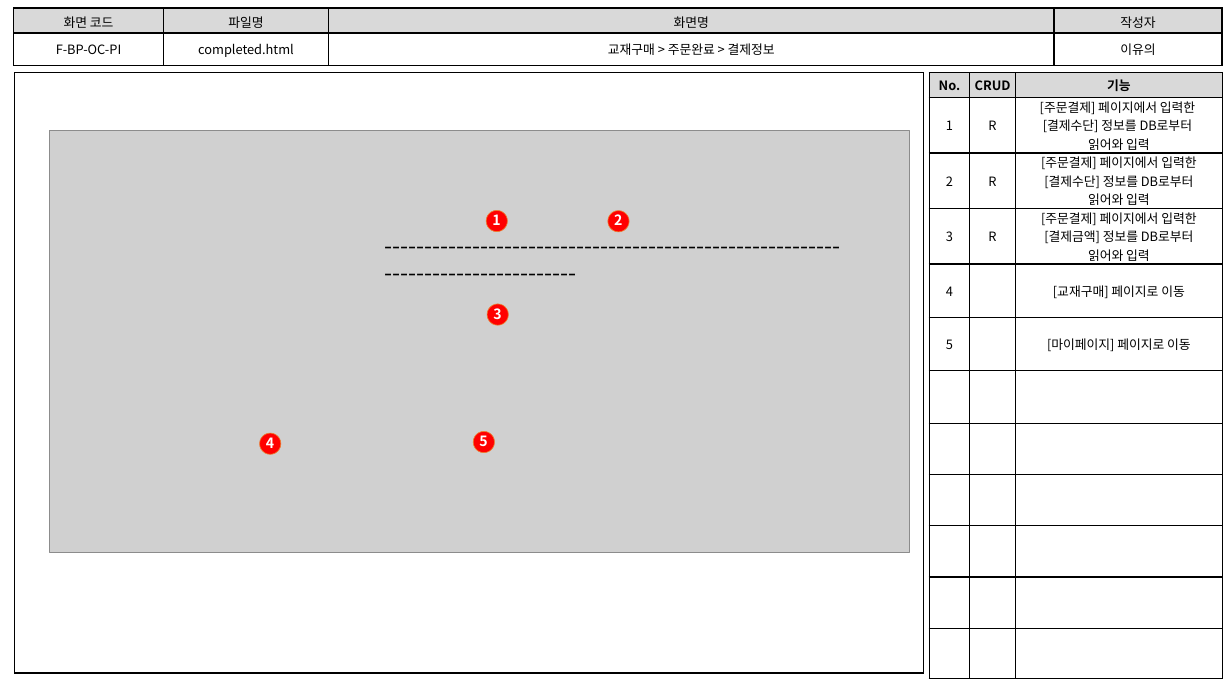
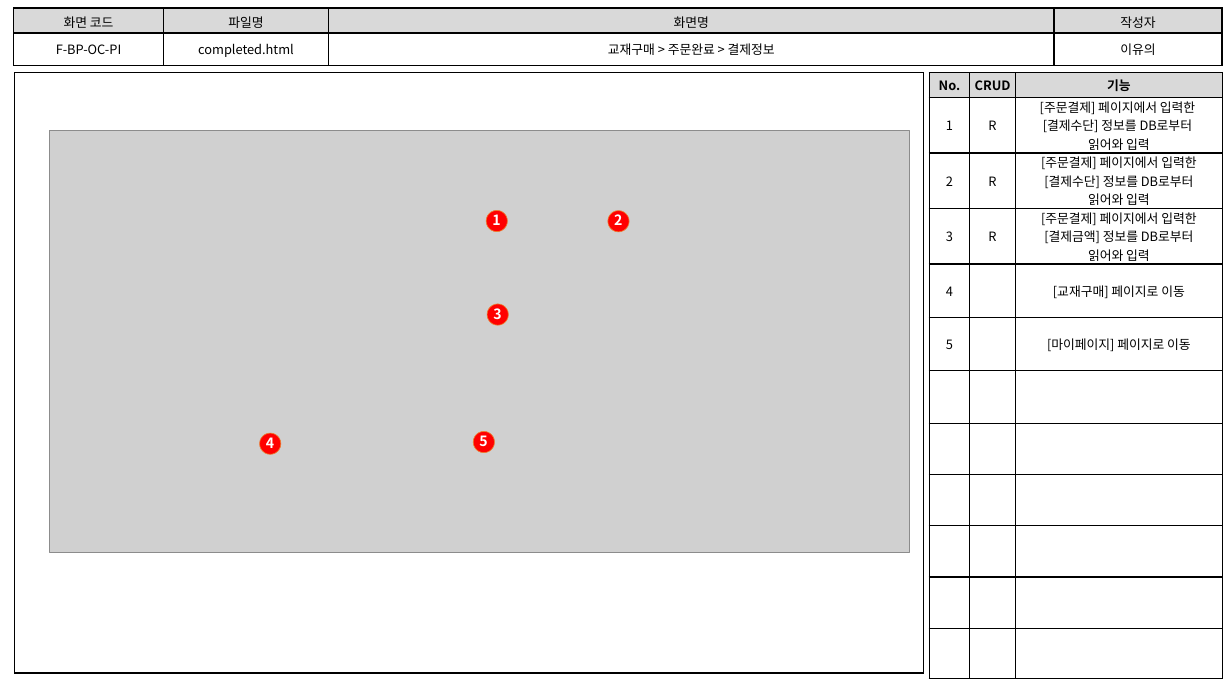
Before and after one commit to index506/cosmo6th_3thGroup, a slide deck: slide 19 of Text/02.화면설계도/3th_Project_화면 설계도(09.23).pptx. Drawn at 1232x693 pixels with LibreOffice and Linux fonts; fonts in the diff are those of the drawing; grey boxes stand for pictures. Boxes give left, top, right and bottom in pixels: in the first picture for what was removed or moved away, otherwise in the second. Text is boxed around its words. In the diff, an @@ line names an element or a change of style, - is before the commit and + after.

```diff
--- a/Text/02.화면설계도/3th_Project_화면 설계도(09.23).pptx
+++ b/Text/02.화면설계도/3th_Project_화면 설계도(09.23).pptx
@@ text removed at (x1=385, y1=231, x2=848, y2=287) @@
----------------------------------------------------------------------------------
```
Also in this commit, not shown: 1 other file.
